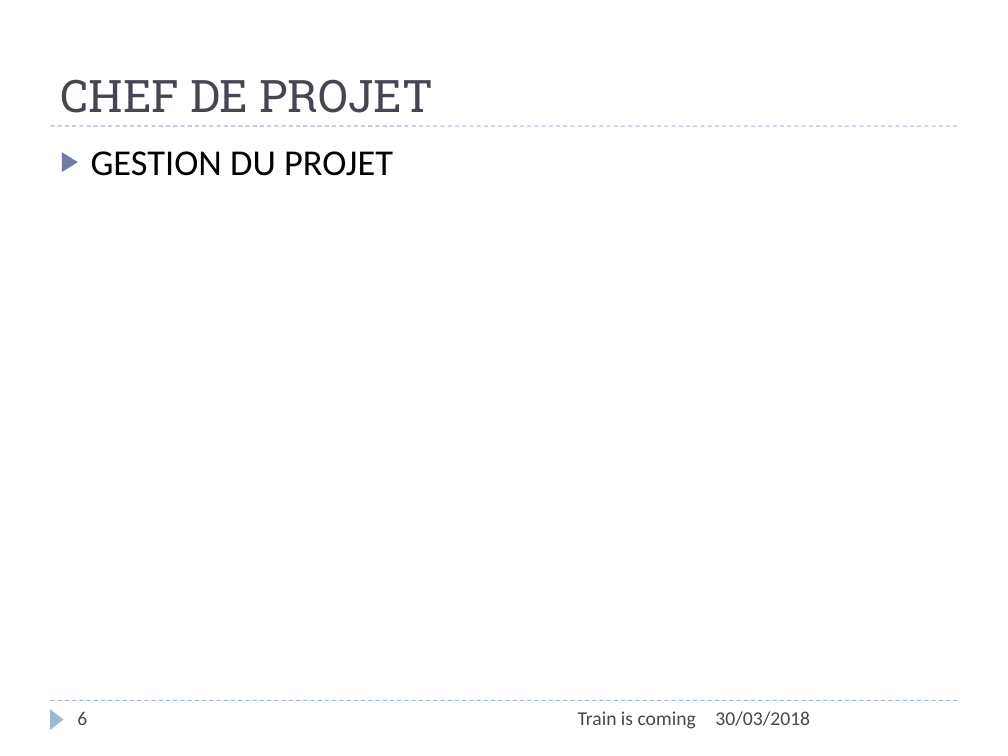
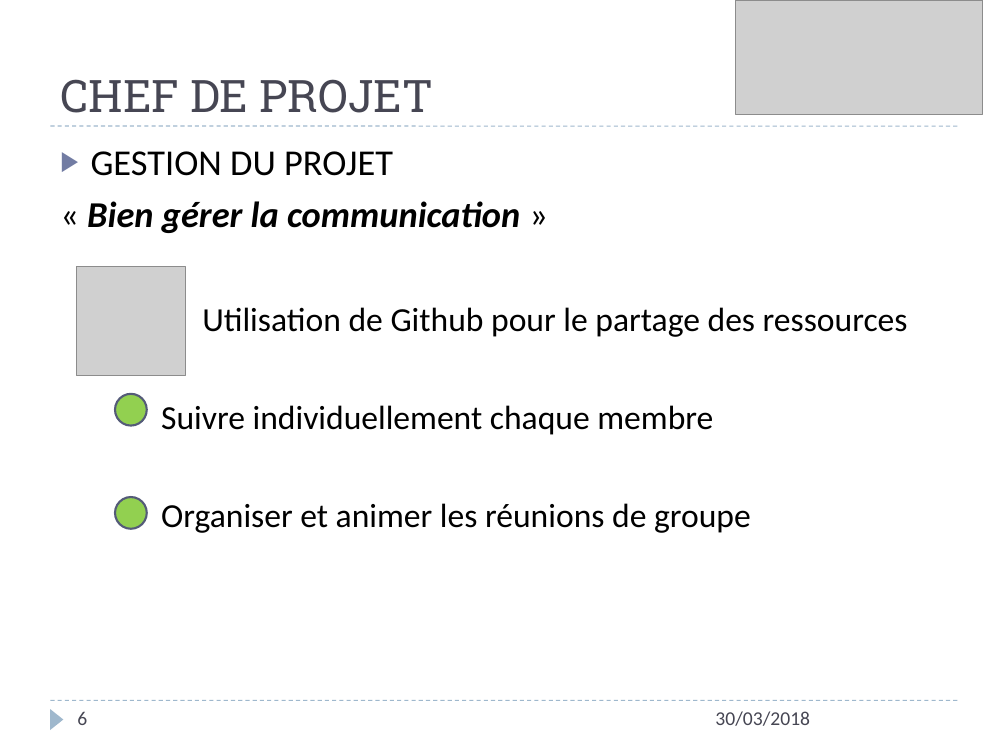
Before and after one commit to vvirole/GPI---2018---Simulation-de-Trains-Automatis-s, a slide deck: slide 6 of GPI - 2K18/Présentation – Gestion de Projet Informatique.pptx. Drawn at 1008x756 pixels with LibreOffice and Linux fonts; fonts in the diff are those of the drawing; grey boxes stand for pictures. Boxes give left, top, right and bottom in pixels: in the first picture for what was removed or moved away, otherwise in the second. Text is boxed around its words. In the diff, an @@ line names an element or a change of style, - is before the commit and + after.

```diff
--- a/GPI - 2K18/Présentation – Gestion de Projet Informatique.pptx
+++ b/GPI - 2K18/Présentation – Gestion de Projet Informatique.pptx
@@ picture added at (735,0,982,114) @@
@@ text at (87,201,908,533): paragraphs added @@
+« Bien gérer la communication »
+Utilisation de Github pour le partage des ressources
+Suivre individuellement chaque membre
+Organiser et animer les réunions de groupe
@@ picture added at (77,267,185,376) @@
@@ ellipse added at (115,394,146,425), fill #92D050, outline #545C79 1.5 pt @@
@@ ellipse added at (115,497,146,528), fill #92D050, outline #545C79 1.5 pt @@
@@ text removed at (578,711,696,729) @@
-Train is coming
```
Also in this commit, not shown: 11 other slides changed, 2 slides added, 2 slides removed, 3 other files.
